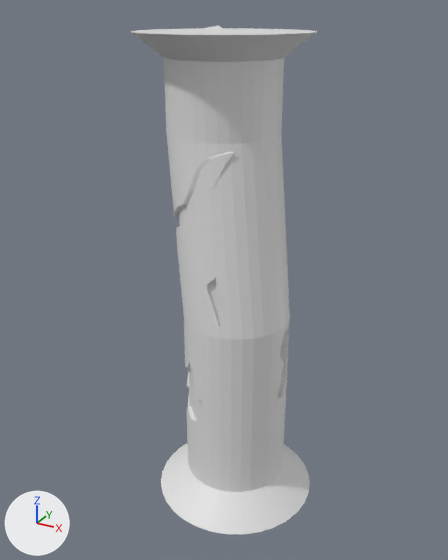
A saved change to the FBX model Assets/Prefab/Environnement/Blender/pillarModel3.fbx.
Both versions are drawn from a 50 mm camera at (17.2, -33.1, 32.4) aimed at (-1.1, 0.3, 15.8). The axes (+X, +Y, +Z) are drawn at lower left. The lights are the same throughout. Where no turn or scale is listed for an object, it has been applied to the vertices. Vertices at the same position are counted once.
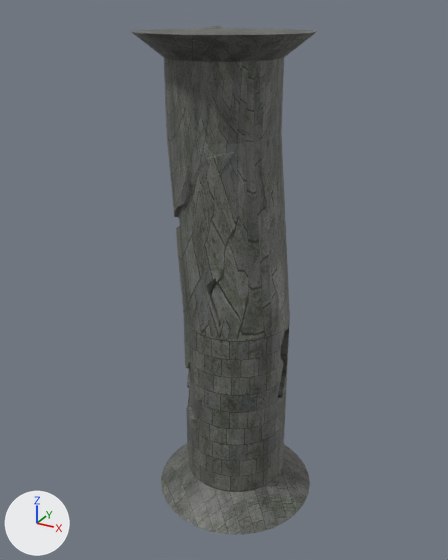
The newer file is also turned or shifted as a whole; pictures and numbers use the older file's frame.

Pixel boxes [x1, y1, x2, y2] of what changed, in the pictures (448 x 560 px):
'Cylinder', surface changed
    both: [131, 26, 317, 535]

The change, as a list of edits to the scene's bpy script:
```text
Add img_bricks_0007_color_2k_jpg:
    img_bricks_0007_color_2k_jpg = load_image('bricks_0007_color_2k.jpg', '_unpacked/bricks_0007_color_2k.jpg', 2048, 2048, 'sRGB')
Change mat_material:
    remove mat_material.base_color = (0.753, 0.753, 0.753)  # light grey #e1e1e1
    add mat_material.texture = img_bricks_0007_color_2k_jpg
Change me_cylinder_001:
    where me_cylinder_001.from_pydata(...)  # 399 vertices, 366 faces; spans x -6.9..5.6, y -5.6..6.4, z -16.0..15.6
    used by ob_cylinder; location = (0.0, 0.0, 15.78)
    me_cylinder_001 part 1: texture (UV) coordinates of 366 of 366 faces, centred in x -6.0..4.5, y -4.5..5.5, z -16.0..15.4, changed; they spanned u 0.0..1.0, v 0.01..1.0 and now span u -3.82..3.89, v -1.53..2.26
```
